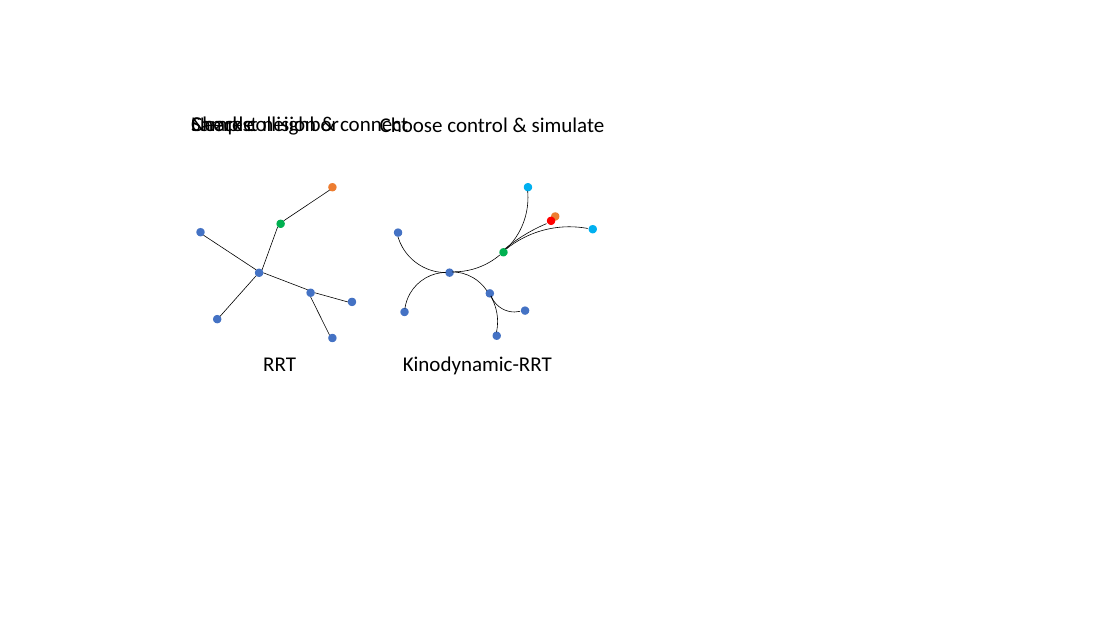
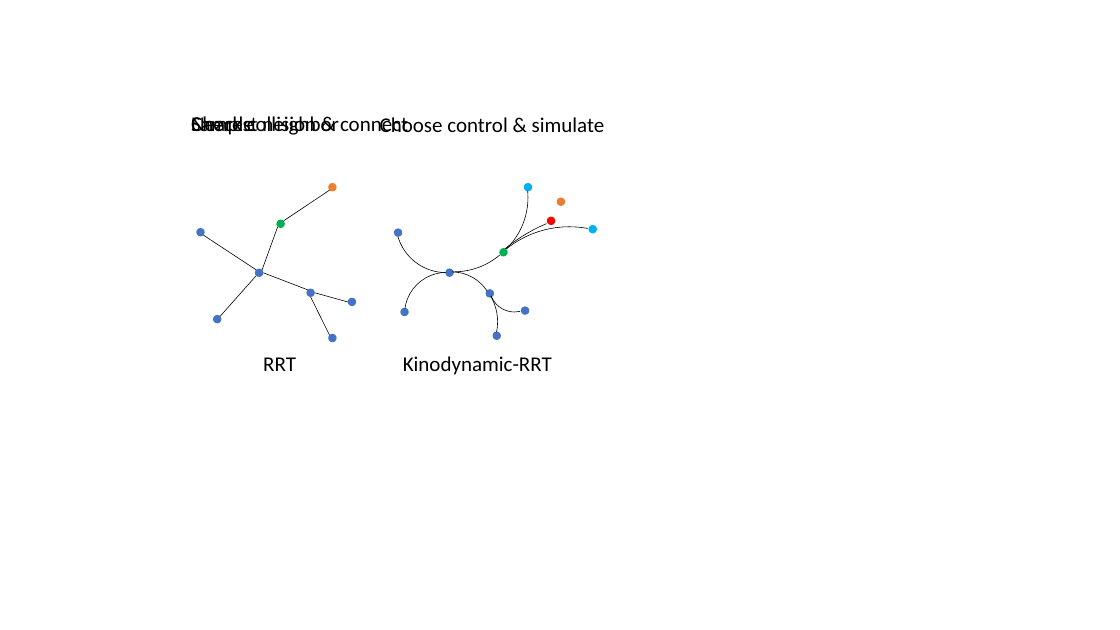
Before and after one commit to krishauser/RoboticSystemsBook, a slide deck: slide 1 of figures/planning/Yixuan_chap11.pptx. Drawn at 1120x630 pixels with LibreOffice and Linux fonts; fonts in the diff are those of the drawing. Boxes give left, top, right and bottom in pixels: in the first picture for what was removed or moved away, otherwise in the second. Text is boxed around its words. In the diff, an @@ line names an element or a change of style, - is before the commit and + after.

```diff
--- a/figures/planning/Yixuan_chap11.pptx
+++ b/figures/planning/Yixuan_chap11.pptx
@@ ellipse: place and size @@
-ellipse at box(551, 213, 560, 221)
+ellipse at box(557, 197, 565, 206)
```
Also in this commit, not shown: 2 other files.
